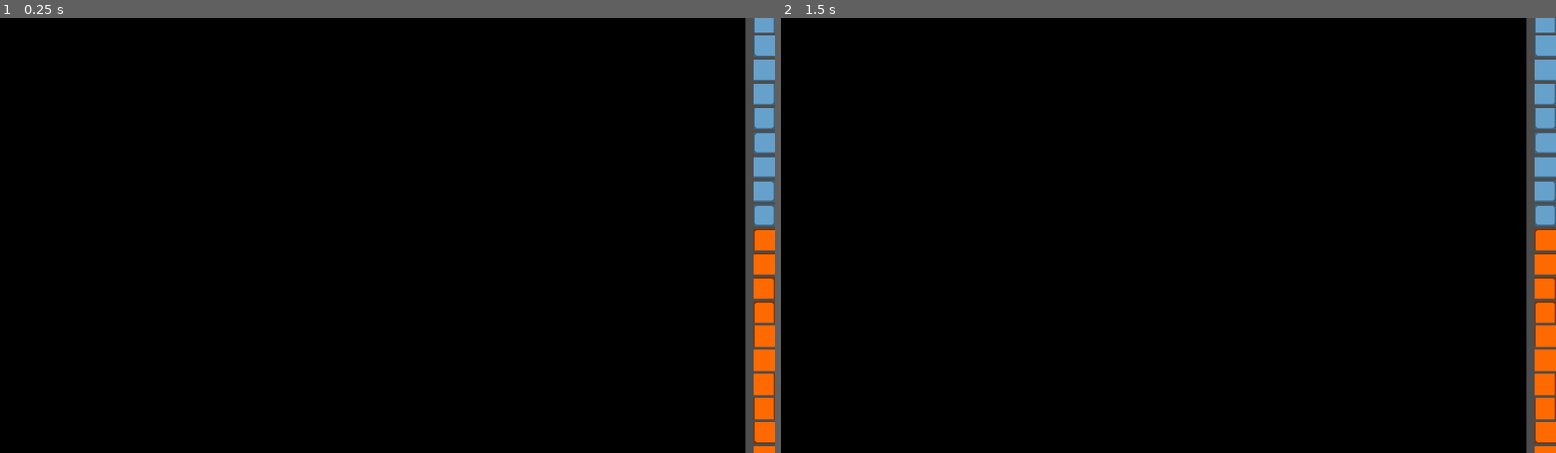
Above: before the commit, frames 1-2 (left to right).
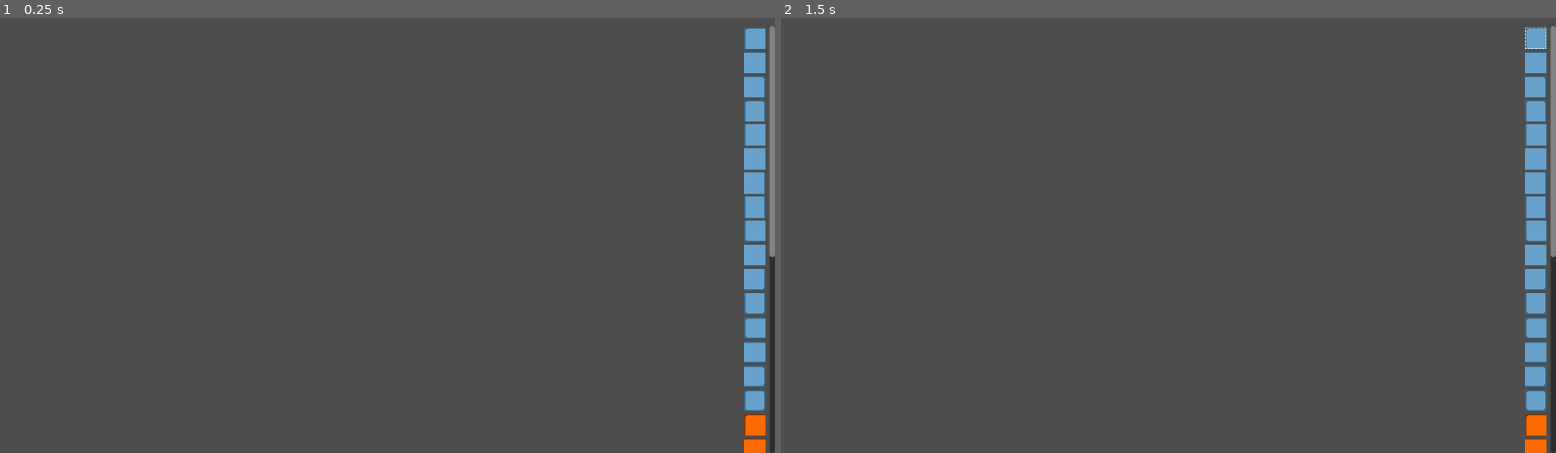
Above: after the commit, the same moments.

Repository: krotomo/glue-gun-game
Game: Godot game, scene res://editor/editor.tscn
Same seed, same stepped clock (60 frames per second), same inputs: the game is played once before the commit and once after it.
Inputs (mouse positions are in pixels of both pictures, inside the frame that each line leads up to):
- Up to frame 1 (0.25 s): no input
- Up to frame 2 (1.5 s): click (1548, 22) at 0.52 s; click (1532, 39) at 1.27 s

The runs differ from the first frame. In frame 1, 99% of the frame differs, in the area x 0-100%, y 0-100%; in frame 2, 99%.

Commit message:
buttons wow

Diff:
--- a/assets/scene_tile_set.tres
+++ /dev/null
@@ -1,14 +0,0 @@
-[gd_resource type="TileSet" load_steps=5 format=3 uid="uid://irfn3ciuu0uc"]
-
-[ext_resource type="PackedScene" uid="uid://cwdmt308vy184" path="res://scenes/block.tscn" id="1_so8gl"]
-[ext_resource type="PackedScene" uid="uid://b37oq7t8whr30" path="res://scenes/robobo.tscn" id="2_a72rf"]
-[ext_resource type="PackedScene" uid="uid://ba2wq2klbo6h0" path="res://scenes/solid.tscn" id="3_nyiwl"]
-
-[sub_resource type="TileSetScenesCollectionSource" id="TileSetScenesCollectionSource_xey2x"]
-scenes/1/scene = ExtResource("1_so8gl")
-scenes/2/scene = ExtResource("2_a72rf")
-scenes/4/scene = ExtResource("3_nyiwl")
-
-[resource]
-tile_size = Vector2i(32, 32)
-sources/0 = SubResource("TileSetScenesCollectionSource_xey2x")
--- a/editor/editor.gd
+++ b/editor/editor.gd
@@ -1,7 +1,12 @@
 extends VSplitContainer
 
+const TileButton = preload("res://editor/tile_button.gd")
+
 @export var tile_set: TileSet
-@onready var tile_container = $HSplitContainer/VBoxContainer/TileContainer
+@export var outline_texture: Texture2D
+@onready var tile_container = $HSplitContainer/VBoxContainer/ScrollContainer/MarginContainer/TileContainer
+@onready var subviewport_container = $HSplitContainer/SubViewportContainer
+var button_group = ButtonGroup.new()
 
 
 func _ready():
@@ -10,13 +15,35 @@
 		var source : TileSetAtlasSource = tile_set.get_source(source_id)
 		var texture = source.texture
 		var dimensions = source.get_atlas_grid_size()
-		print(dimensions)
 		for row in range(dimensions.y):
 			for col in range(dimensions.x):
 				var atlas_texture = AtlasTexture.new()
 				atlas_texture.atlas = texture
 				atlas_texture.region = Rect2i(col * Block.SIZE, row * Block.SIZE, Block.SIZE, Block.SIZE)
-				var button = TextureButton.new()
+
+				var button = TileButton.new()
+				button.source_id = source_id
+				button.atlas_coords = Vector2i(col, row)
+				button.toggle_mode = true
 				button.size = Vector2i(Block.SIZE, Block.SIZE)
 				button.texture_normal = atlas_texture
+				button.button_group = button_group
+
+				var outline = TextureRect.new()
+				outline.texture = outline_texture
+				outline.visible = false
+				outline.position = Vector2.ZERO
+				outline.mouse_filter = Control.MOUSE_FILTER_IGNORE
+				button.add_child(outline)
+
+				button.toggled.connect(func(pressed): outline.visible = pressed)
+
 				tile_container.add_child(button)
+
+
+func _unhandled_input(event):
+	if event is InputEventMouseButton and event.button_index == MOUSE_BUTTON_LEFT:
+		var local_pos = subviewport_container.get_local_mouse_position()
+		if local_pos.x < 0 or local_pos.y < 0 or local_pos.x > subviewport_container.size.x or local_pos.y > subviewport_container.size.y:
+			return
+		print(local_pos)
--- a/editor/editor.tscn
+++ b/editor/editor.tscn
@@ -1,7 +1,59 @@
-[gd_scene load_steps=3 format=3 uid="uid://d3ifynyaqjt1b"]
+[gd_scene load_steps=9 format=3 uid="uid://d3ifynyaqjt1b"]
 
 [ext_resource type="Script" path="res://editor/editor.gd" id="1_w3mdt"]
-[ext_resource type="TileSet" uid="uid://j4g5u5c6b05k" path="res://assets/tile_set.tres" id="2_u5756"]
+[ext_resource type="Texture2D" uid="uid://cnn2dvf28ivx0" path="res://assets/tiles.png" id="2_32cww"]
+[ext_resource type="Texture2D" uid="uid://ue2u2kmjpw5j" path="res://assets/robobo.png" id="3_blkno"]
+[ext_resource type="Texture2D" uid="uid://b7j3rg11k43h3" path="res://assets/outline.png" id="4_k158n"]
+[ext_resource type="TileSet" uid="uid://j4g5u5c6b05k" path="res://assets/tile_set.tres" id="5_fkhns"]
+
+[sub_resource type="TileSetAtlasSource" id="TileSetAtlasSource_eowo8"]
+texture = ExtResource("2_32cww")
+texture_region_size = Vector2i(32, 32)
+0:0/0 = 0
+1:0/0 = 0
+2:0/0 = 0
+3:0/0 = 0
+0:1/0 = 0
+1:1/0 = 0
+2:1/0 = 0
+3:1/0 = 0
+0:2/0 = 0
+1:2/0 = 0
+2:2/0 = 0
+3:2/0 = 0
+0:3/0 = 0
+1:3/0 = 0
+2:3/0 = 0
+3:3/0 = 0
+0:4/0 = 0
+1:4/0 = 0
+2:4/0 = 0
+3:4/0 = 0
+0:5/0 = 0
+1:5/0 = 0
+2:5/0 = 0
+3:5/0 = 0
+0:6/0 = 0
+1:6/0 = 0
+2:6/0 = 0
+3:6/0 = 0
+0:7/0 = 0
+1:7/0 = 0
+2:7/0 = 0
+3:7/0 = 0
+
+[sub_resource type="TileSetAtlasSource" id="TileSetAtlasSource_1r3tp"]
+texture = ExtResource("3_blkno")
+texture_region_size = Vector2i(32, 32)
+0:0/0 = 0
+0:0/0/custom_data_0 = 2
+
+[sub_resource type="TileSet" id="TileSet_3qbhk"]
+tile_size = Vector2i(32, 32)
+custom_data_layer_0/name = "type"
+custom_data_layer_0/type = 2
+sources/1 = SubResource("TileSetAtlasSource_1r3tp")
+sources/0 = SubResource("TileSetAtlasSource_eowo8")
 
 [node name="VSplitContainer" type="VSplitContainer"]
 anchors_preset = 15
@@ -10,7 +62,8 @@
 grow_horizontal = 2
 grow_vertical = 2
 script = ExtResource("1_w3mdt")
-tile_set = ExtResource("2_u5756")
+tile_set = SubResource("TileSet_3qbhk")
+outline_texture = ExtResource("4_k158n")
 metadata/_edit_lock_ = true
 
 [node name="Toolbar" type="HBoxContainer" parent="."]
@@ -25,20 +78,32 @@
 stretch = true
 
 [node name="SubViewport" type="SubViewport" parent="HSplitContainer/SubViewportContainer"]
+transparent_bg = true
 handle_input_locally = false
-size = Vector2i(1140, 636)
+size = Vector2i(1092, 636)
 render_target_update_mode = 4
 
-[node name="Background" type="ColorRect" parent="HSplitContainer/SubViewportContainer/SubViewport"]
-anchors_preset = 15
-anchor_right = 1.0
-anchor_bottom = 1.0
-grow_horizontal = 2
-grow_vertical = 2
-color = Color(0, 0, 0, 1)
+[node name="TileMapLayer" type="TileMapLayer" parent="HSplitContainer/SubViewportContainer/SubViewport"]
+tile_set = ExtResource("5_fkhns")
+
+[node name="Camera2D" type="Camera2D" parent="HSplitContainer/SubViewportContainer/SubViewport"]
 
 [node name="VBoxContainer" type="VBoxContainer" parent="HSplitContainer"]
+custom_minimum_size = Vector2(48, 0)
 layout_mode = 2
 
-[node name="TileContainer" type="FlowContainer" parent="HSplitContainer/VBoxContainer"]
+[node name="ScrollContainer" type="ScrollContainer" parent="HSplitContainer/VBoxContainer"]
 layout_mode = 2
+size_flags_vertical = 3
+
+[node name="MarginContainer" type="MarginContainer" parent="HSplitContainer/VBoxContainer/ScrollContainer"]
+layout_mode = 2
+size_flags_horizontal = 3
+size_flags_vertical = 3
+theme_override_constants/margin_left = 2
+theme_override_constants/margin_top = 2
+theme_override_constants/margin_right = 2
+theme_override_constants/margin_bottom = 2
+
+[node name="TileContainer" type="FlowContainer" parent="HSplitContainer/VBoxContainer/ScrollContainer/MarginContainer"]
+layout_mode = 2
--- /dev/null
+++ b/editor/tile_button.gd
@@ -0,0 +1,5 @@
+extends TextureButton
+
+
+var source_id: int = -1
+var atlas_coords: Vector2i = Vector2i(-1, -1)
--- a/scenes/levels/level_1.tscn
+++ b/scenes/levels/level_1.tscn
@@ -1,19 +1,69 @@
-[gd_scene load_steps=8 format=4 uid="uid://dyeaoy0wydm8h"]
+[gd_scene load_steps=12 format=4 uid="uid://dyeaoy0wydm8h"]
 
 [ext_resource type="Script" path="res://scripts/level.gd" id="1_lylu2"]
-[ext_resource type="TileSet" uid="uid://j4g5u5c6b05k" path="res://assets/tile_set.tres" id="2_lbhla"]
+[ext_resource type="Texture2D" uid="uid://cnn2dvf28ivx0" path="res://assets/tiles.png" id="2_23w7f"]
 [ext_resource type="Script" path="res://scripts/tile_map_layer.gd" id="3_j6c01"]
+[ext_resource type="Texture2D" uid="uid://ue2u2kmjpw5j" path="res://assets/robobo.png" id="3_lakvt"]
 [ext_resource type="Script" path="res://scripts/camera_2d.gd" id="4_uu04h"]
 [ext_resource type="Texture2D" uid="uid://6j0uf8ufup8q" path="res://assets/cursor.png" id="5_660wv"]
 [ext_resource type="PackedScene" uid="uid://d2cbcloesqv0b" path="res://scenes/door.tscn" id="6_817av"]
 [ext_resource type="PackedScene" uid="uid://c3o64hmq6btko" path="res://scenes/levels/level_2.tscn" id="7_kkuuy"]
+
+[sub_resource type="TileSetAtlasSource" id="TileSetAtlasSource_eowo8"]
+texture = ExtResource("2_23w7f")
+texture_region_size = Vector2i(32, 32)
+0:0/0 = 0
+1:0/0 = 0
+2:0/0 = 0
+3:0/0 = 0
+0:1/0 = 0
+1:1/0 = 0
+2:1/0 = 0
+3:1/0 = 0
+0:2/0 = 0
+1:2/0 = 0
+2:2/0 = 0
+3:2/0 = 0
+0:3/0 = 0
+1:3/0 = 0
+2:3/0 = 0
+3:3/0 = 0
+0:4/0 = 0
+1:4/0 = 0
+2:4/0 = 0
+3:4/0 = 0
+0:5/0 = 0
+1:5/0 = 0
+2:5/0 = 0
+3:5/0 = 0
+0:6/0 = 0
+1:6/0 = 0
+2:6/0 = 0
+3:6/0 = 0
+0:7/0 = 0
+1:7/0 = 0
+2:7/0 = 0
+3:7/0 = 0
+
+[sub_resource type="TileSetAtlasSource" id="TileSetAtlasSource_1r3tp"]
+texture = ExtResource("3_lakvt")
+texture_region_size = Vector2i(32, 32)
+0:0/0 = 0
+0:0/0/custom_data_0 = 2
+
+[sub_resource type="TileSet" id="TileSet_3qbhk"]
+tile_size = Vector2i(32, 32)
+custom_data_layer_0/name = "type"
+custom_data_layer_0/type = 2
+sources/1 = SubResource("TileSetAtlasSource_1r3tp")
+sources/0 = SubResource("TileSetAtlasSource_eowo8")
 
 [node name="Level1" type="Node2D"]
 script = ExtResource("1_lylu2")
 
 [node name="TileMapLayer" type="TileMapLayer" parent="."]
 tile_map_data = PackedByteArray("AAD9/wIAAAAGAAYAAAD+/wIAAAAGAAYAAAD//wIAAAAGAAYAAAAAAAIAAAAGAAYAAAABAAIAAAAGAAYAAAACAA …(976 unchanged characters)…
-tile_set = ExtResource("2_lbhla")
+tile_set = SubResource("TileSet_3qbhk")
 script = ExtResource("3_j6c01")
 
 [node name="Camera2D" type="Camera2D" parent="."]
Binary file added: assets/outline.png
Not shown, added: assets/outline.png.import
